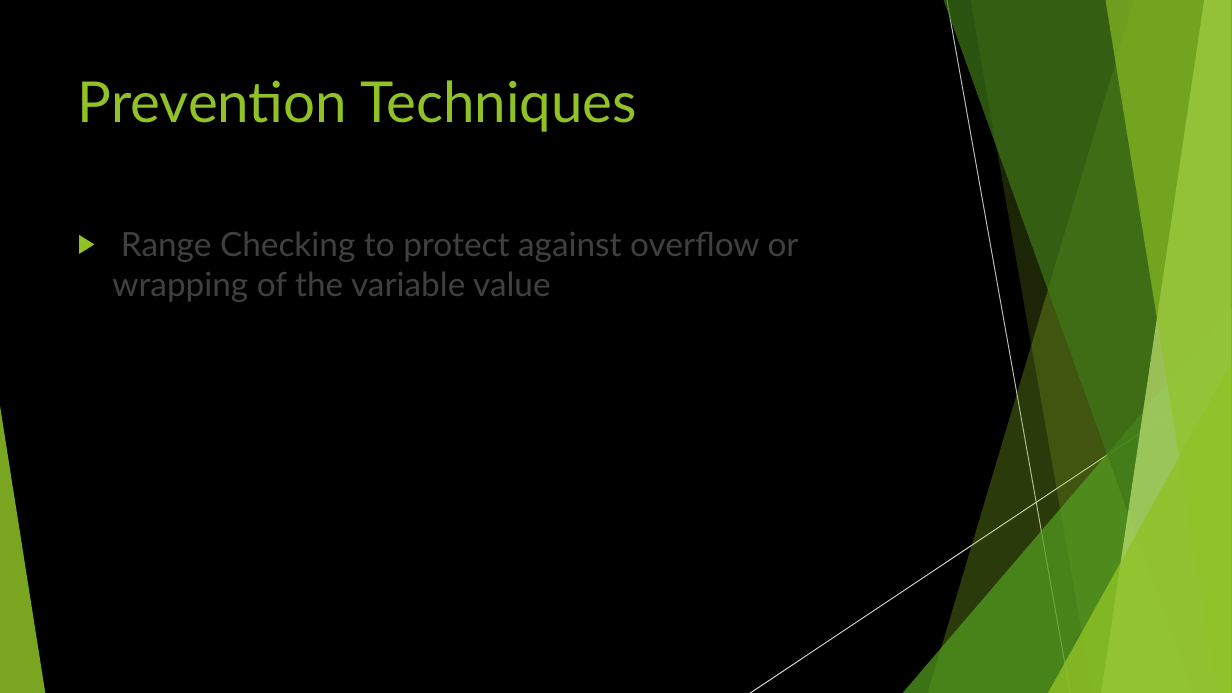
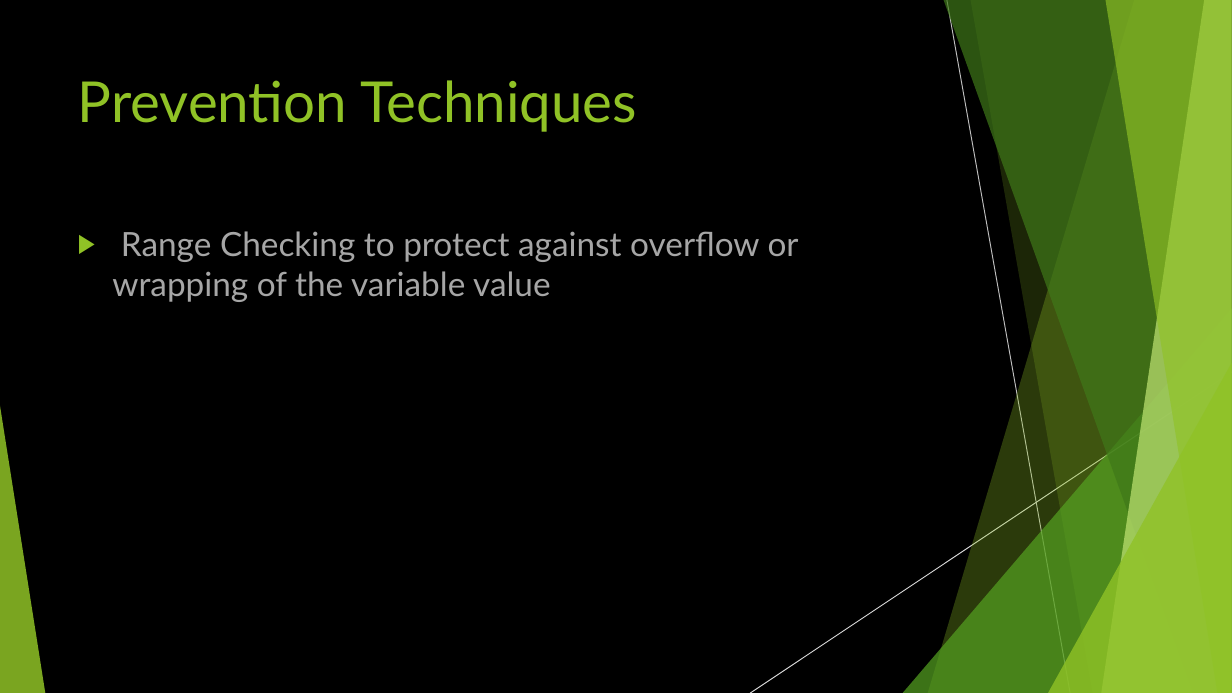
Before and after one commit to raamishkhan99/cpp-security-risks, a slide deck: slide 10 of 3 SECURITY RISKS OF C++ - Raamish Khan.pptx. Drawn at 1232x693 pixels with LibreOffice and Linux fonts; fonts in the diff are those of the drawing. Boxes give left, top, right and bottom in pixels: in the first picture for what was removed or moved away, otherwise in the second. Text is boxed around its words. In the diff, an @@ line names an element or a change of style, - is before the commit and + after.

```diff
--- a/3 SECURITY RISKS OF C++ - Raamish Khan.pptx
+++ b/3 SECURITY RISKS OF C++ - Raamish Khan.pptx
@@ text "Range Checking to protect against ..." at (112,231,799,302): text colour #404040 to #A6A6A6 @@
```
Also in this commit, not shown: 11 other slides changed.
